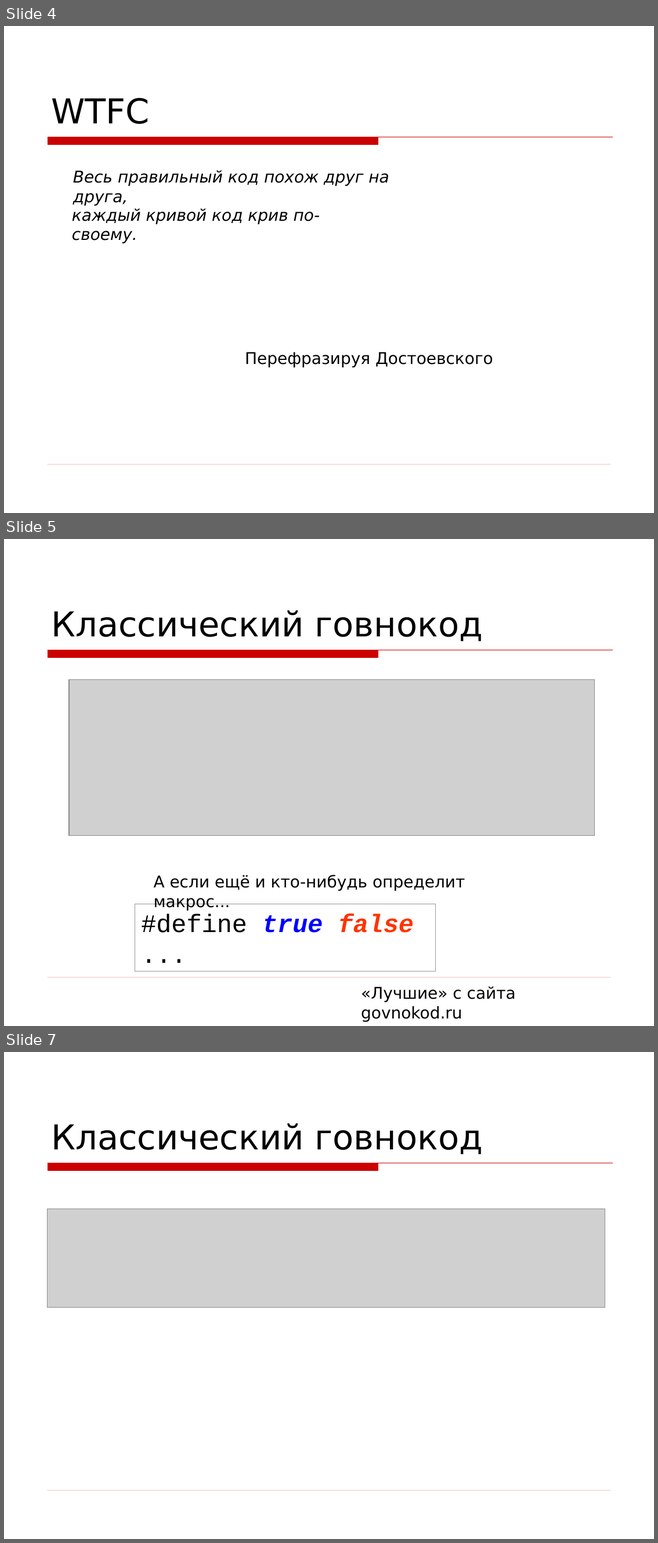
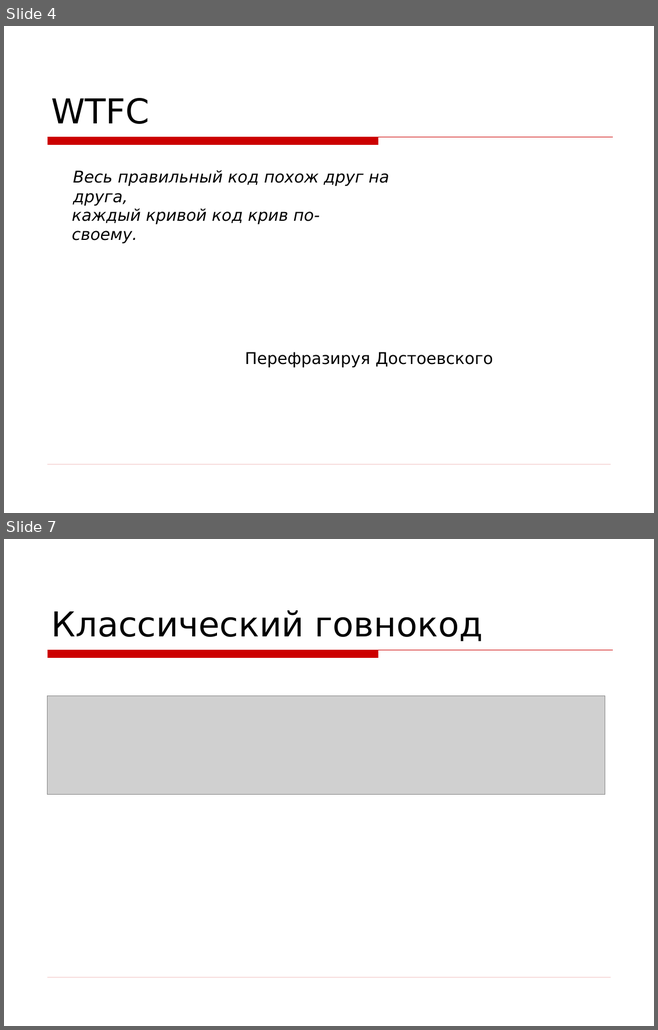
Before and after one commit to asolntsev/presentations, a slide deck: wtf-code/WTF_code.devclub.ru.ppt. Shown one above the other, each under a label of ours: slides 4, 5 and 7 before the commit, slides 4 and 7 after it; the slides between them are not shown. The pictures are 658x1543 and 658x1030 pixels, drawn with LibreOffice and Linux fonts; fonts in the diff are those of the drawing; grey boxes stand for pictures; background and template pictures are left out. Boxes give left, top, right and bottom in pixels: in the first picture for what was removed or moved away, otherwise in the second. Text is boxed around its words. In the diff, an @@ line names an element or a change of style, - is before the commit and + after.

```diff
--- a/wtf-code/WTF_code.devclub.ru.ppt
+++ b/wtf-code/WTF_code.devclub.ru.ppt
@@ slide 5 removed at box(4, 539, 654, 1026), background picture (left out); not listed: 2 template elements that a slide beside it also shows @@
@@ title removed at box(51, 610, 482, 642) @@
-Классический говнокод
@@ picture removed at box(69, 680, 594, 836) @@
@@ text removed at box(154, 875, 465, 911) @@
-А если ещё и кто-нибудь определит макрос...
@@ rectangle removed at box(134, 904, 436, 972) @@
-#define true false
-...
@@ text removed at box(361, 986, 516, 1022) @@
-«Лучшие» с сайта govnokod.ru
```
Also in this commit, not shown: 13 slides changed, 5 slides added, 1 other slide removed.
